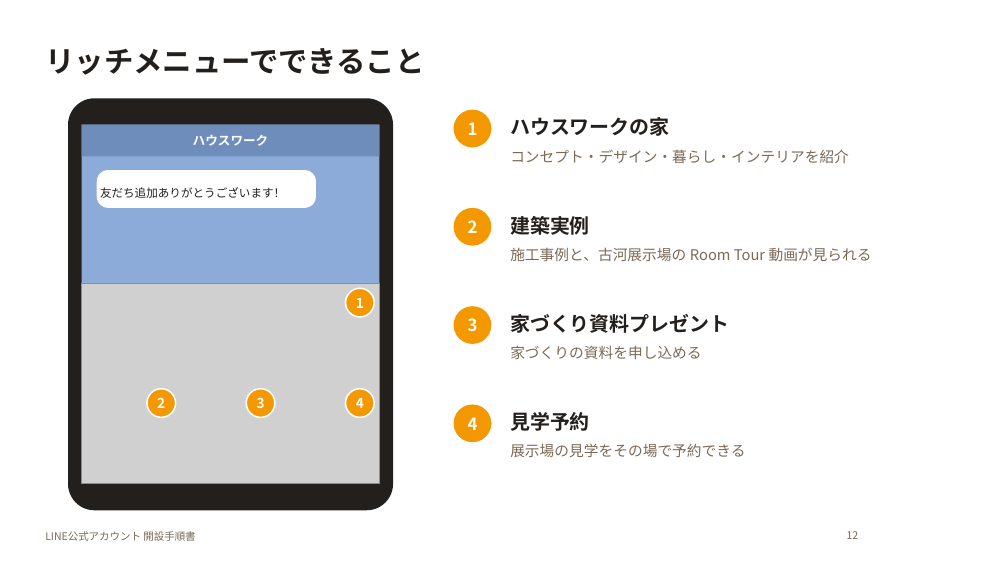
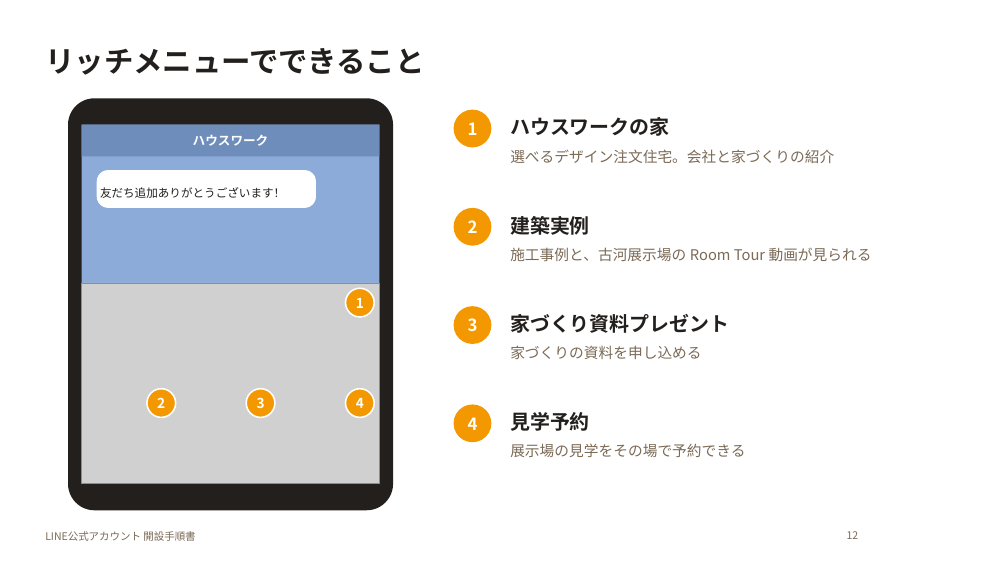
Before and after one commit to rietakenaho-creator/my-first-project_atinterior, a slide deck: slide 12 of line-account-guide/LINE公式アカウント開設手順書.pptx. Drawn at 1008x567 pixels with LibreOffice and Linux fonts; fonts in the diff are those of the drawing; grey boxes stand for pictures; background and template pictures are left out. Boxes give left, top, right and bottom in pixels: in the first picture for what was removed or moved away, otherwise in the second. Text is boxed around its words. In the diff, an @@ line names an element or a change of style, - is before the commit and + after.

```diff
--- a/line-account-guide/LINE公式アカウント開設手順書.pptx
+++ b/line-account-guide/LINE公式アカウント開設手順書.pptx
@@ text at <box>510,149,834,163</box>: text changed @@
-コンセプト・デザイン・暮らし・インテリアを紹介
+選べるデザイン注文住宅。会社と家づくりの紹介
```
Also in this commit, not shown: 5 other files.
